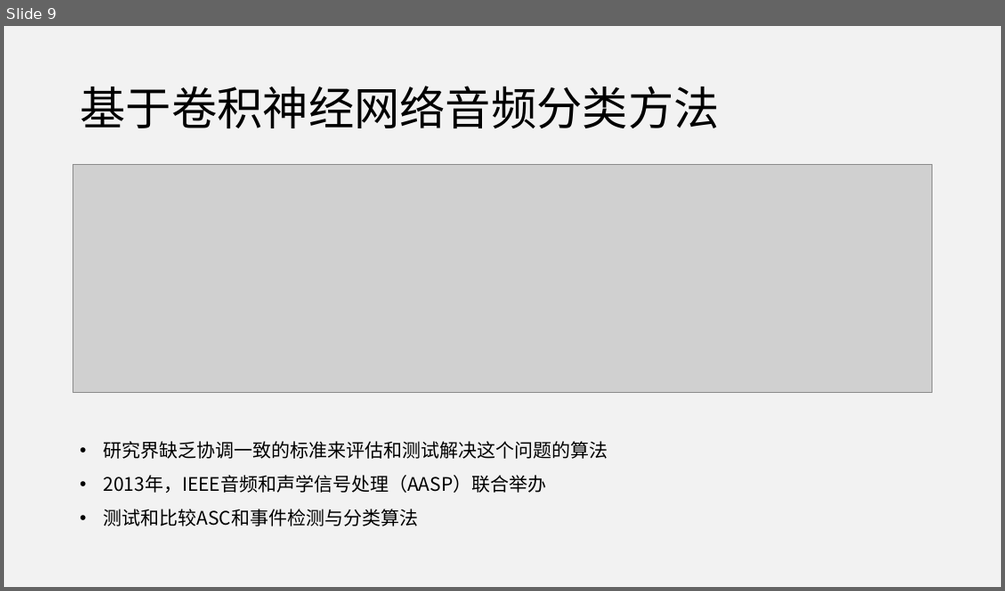
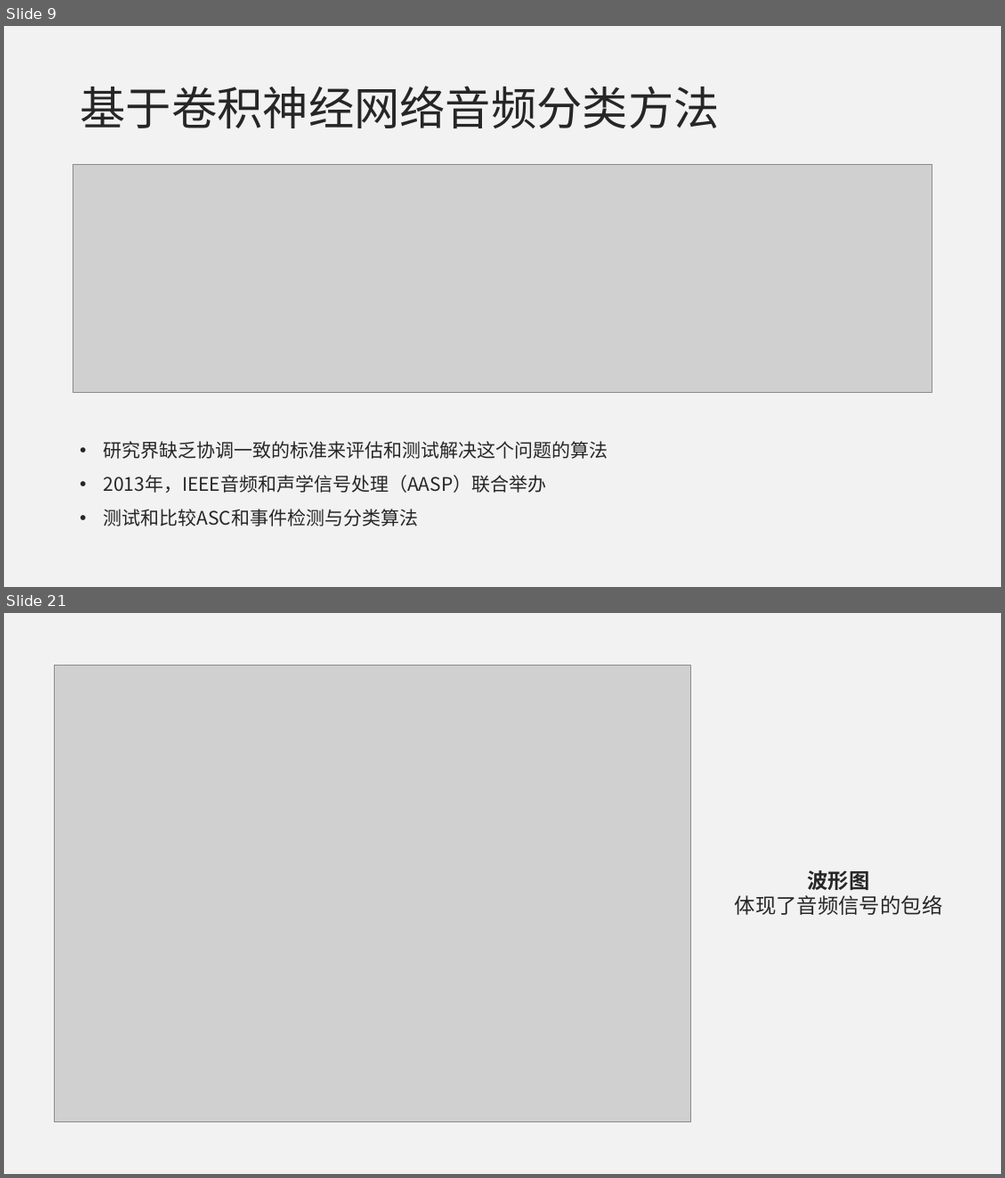
Before and after one commit to jumper3/paper, a slide deck: 开题报告/答辩.pptx. Shown one above the other, each under a label of ours: slide 9 before the commit, slides 9 and 21 after it; the slides between them are not shown. The pictures are 1005x591 and 1005x1178 pixels, drawn with LibreOffice and Linux fonts; fonts in the diff are those of the drawing; grey boxes stand for pictures. Boxes give left, top, right and bottom in pixels: in the first picture for what was removed or moved away, otherwise in the second. Text is boxed around its words. In the diff, an @@ line names an element or a change of style, - is before the commit and + after.

```diff
--- a/开题报告/答辩.pptx
+++ b/开题报告/答辩.pptx
@@ slide 21 added at <box>4,613,1001,1174</box>, background #F2F2F2 @@
@@ picture added at <box>54,666,691,1122</box> @@
@@ text added at <box>735,870,943,915</box>, 20 pt, text #262626 @@
+波形图
+体现了音频信号的包络
@@ slide 9 changed as well @@
@@ title "基于卷积神经网络音频分类方法" at <box>80,86,720,128</box>: text colour #000000 to #262626 @@
@@ text "研究界缺乏协调一致的标准来评估和测试解决这个问题的算法" at <box>103,441,607,526</box>: text colour #000000 to #262626 @@
```
Also in this commit, not shown: 2 other slides changed, 15 other slides added, 1 slide removed, 2 other files.
